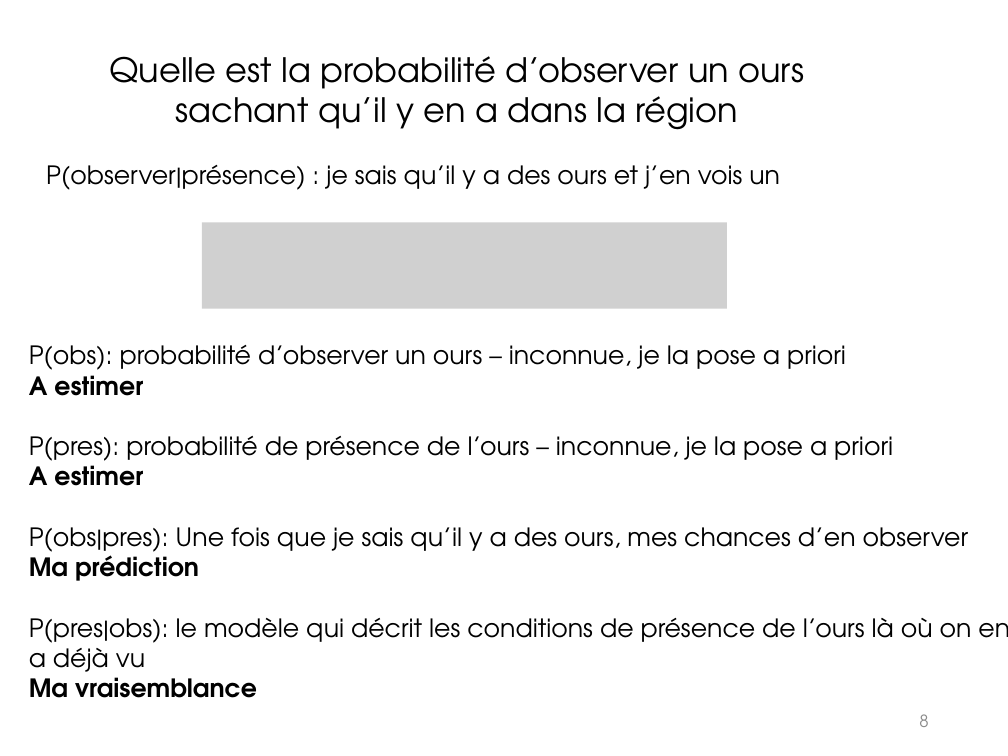
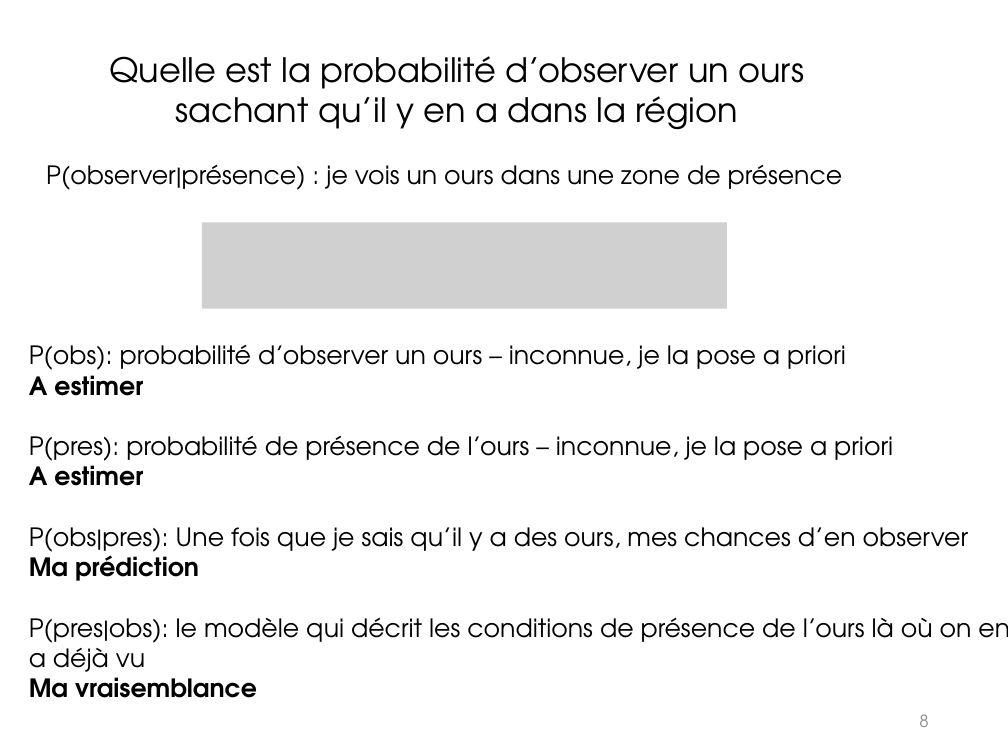
Before and after one commit to jybarnagaud/ephe-certificat-stat-3, a slide deck: slide 8 of 2_mardi/EPHE certificat analyse de données avancé bayésien.pptx. Drawn at 1008x756 pixels with LibreOffice and Linux fonts; fonts in the diff are those of the drawing; grey boxes stand for pictures. Boxes give left, top, right and bottom in pixels: in the first picture for what was removed or moved away, otherwise in the second. Text is boxed around its words. In the diff, an @@ line names an element or a change of style, - is before the commit and + after.

```diff
--- a/2_mardi/EPHE certificat analyse de données avancé bayésien.pptx
+++ b/2_mardi/EPHE certificat analyse de données avancé bayésien.pptx
@@ text in rectangle at (46, 165, 843, 190): text changed @@
-P(observer|présence) : je sais qu’il y a des ours et j’en vois un
+P(observer|présence) : je vois un ours dans une zone de présence
```
Also in this commit, not shown: 1 other slide changed, 1 other file.
